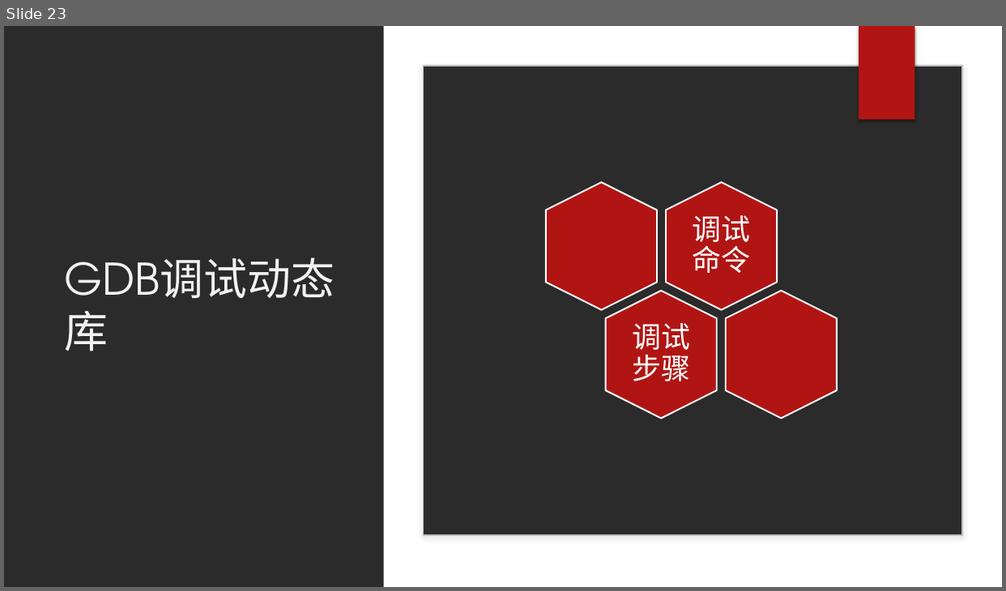
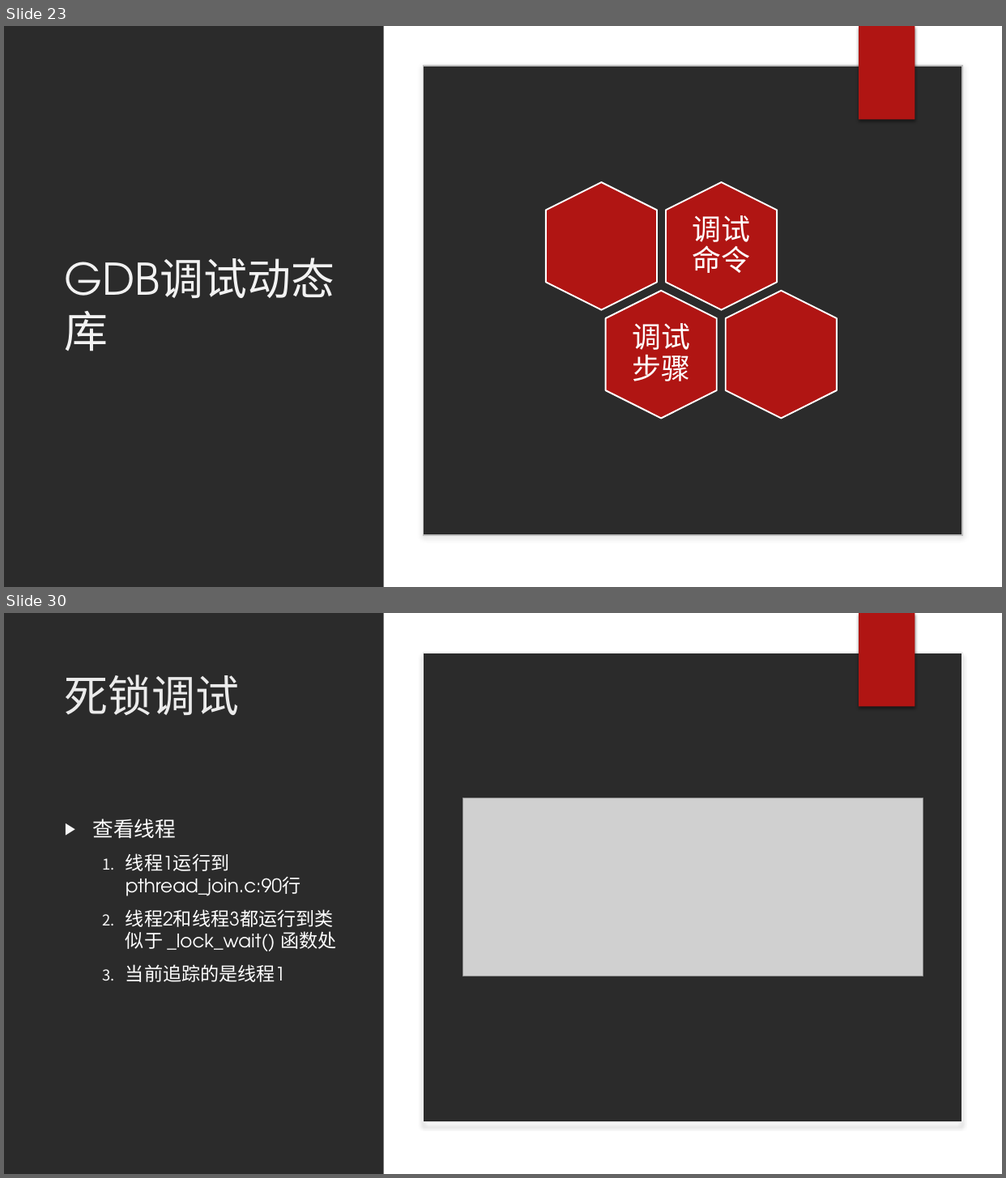
Before and after one commit to wangqinghe95/Program-Debug, a slide deck: ProgramDebug.pptx. Shown one above the other, each under a label of ours: slide 23 before the commit, slides 23 and 30 after it; the slides between them are not shown. The pictures are 1006x591 and 1006x1178 pixels, drawn with LibreOffice and Linux fonts; fonts in the diff are those of the drawing; grey boxes stand for pictures; background and template pictures are left out; a plain dark background stands for a picture behind light text. Boxes give left, top, right and bottom in pixels: in the first picture for what was removed or moved away, otherwise in the second. Text is boxed around its words. In the diff, an @@ line names an element or a change of style, - is before the commit and + after.

```diff
--- a/ProgramDebug.pptx
+++ b/ProgramDebug.pptx
@@ slide 30 added at (4, 613, 1002, 1174), background picture (left out); not listed: 1 template element that a slide beside it also shows @@
@@ rectangle added at (384, 613, 1002, 1174), fill #FFFFFF @@
@@ rectangle added at (859, 613, 915, 707), fill #B01513 @@
@@ rounded rectangle added at (424, 653, 962, 1122), fill #FFFFFF, outline #EBEBEB 1 pt @@
@@ title added at (65, 675, 240, 715), 42 pt, text #EBEBEB @@
+死锁调试
@@ picture added at (463, 798, 923, 976) @@
@@ text added at (92, 819, 336, 982), 18 pt, text #FFFFFF @@
+▶ 查看线程
+  1. 线程1运行到 pthread_join.c:90行
+  2. 线程2和线程3都运行到类似于 _lock_wait() 函数处
+  3. 当前追踪的是线程1
```
Also in this commit, not shown: 2 slides changed, 8 other slides added, 1 slide removed, 12 other files.
